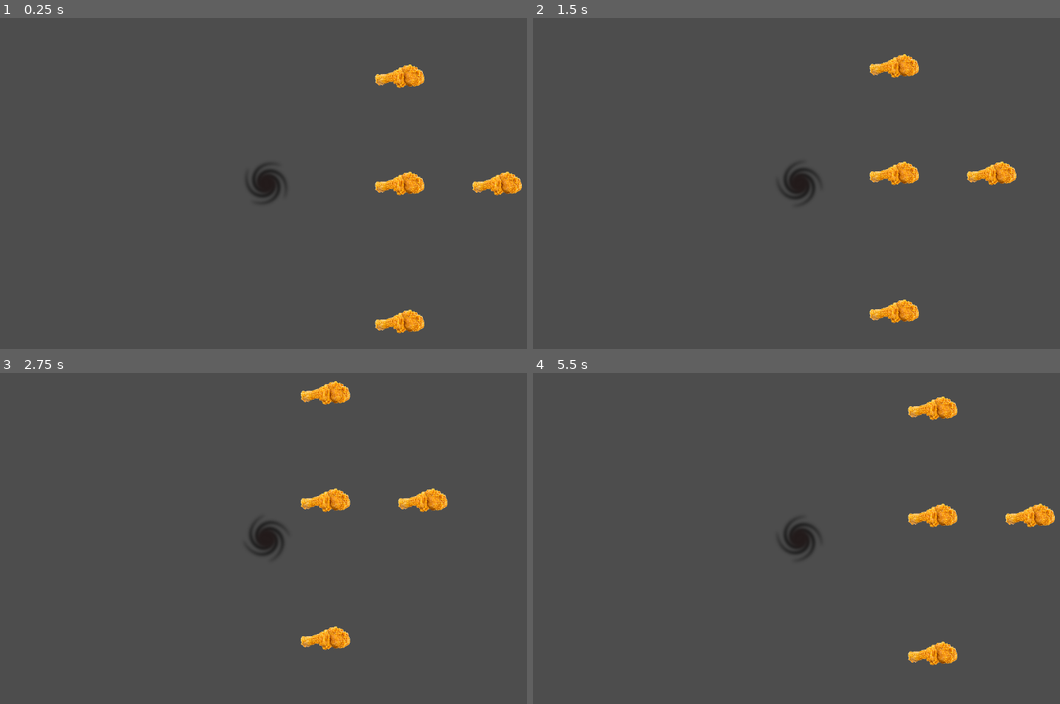
Above: before the commit, frames 1-4 (two rows, left to right).
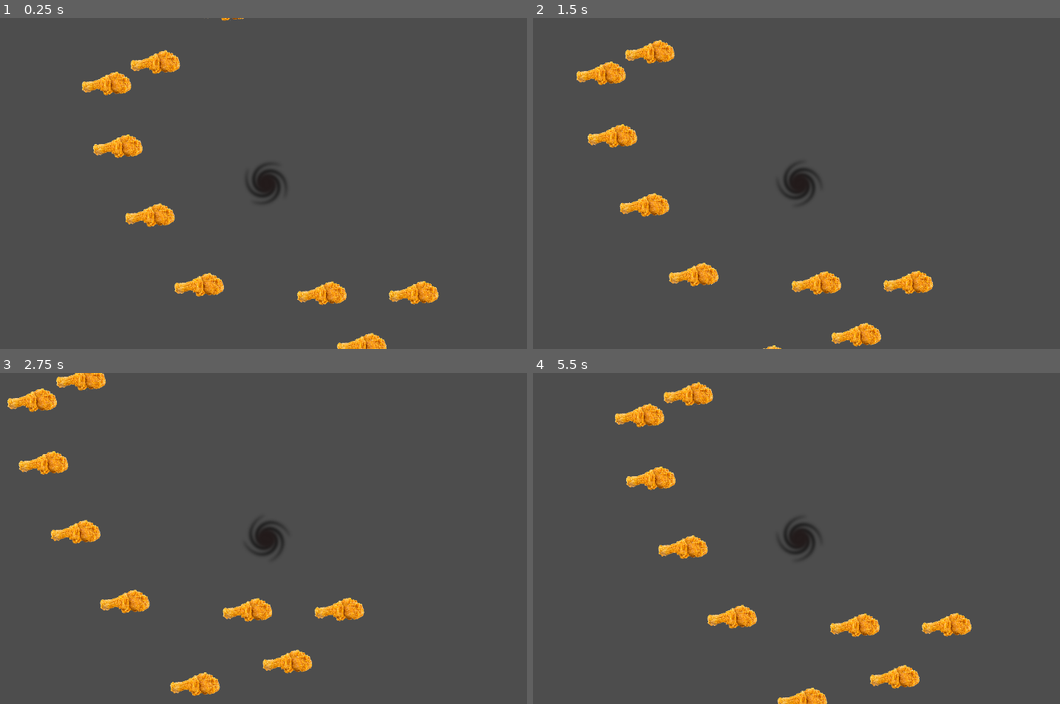
Above: after the commit, the same moments.

Repository: potrec/Blackhole-Godot-game
Game: Godot game, scene res://Scenes/LevelScene.tscn
Two runs of this game, one before a commit and one after it. Both use one fixed random seed, a clock stepped at 60 frames per second and the inputs below.
Inputs:
- Up to frame 1 (0.25 s): no input
- Up to frame 2 (1.5 s): hold D (Right) 0.53-1.28 s; hold S (Down) from 1.28 s (still down)
- Up to frame 3 (2.75 s): release S (Down) at 2.03 s; hold D (Right) from 2.03 s (still down)
- Up to frame 4 (5.5 s): release D (Right) at 2.78 s; hold W (Up) 2.78-3.53 s; hold A (Left) 3.53-5.03 s; hold S (Down) from 5.03 s (still down)

The runs differ from the first frame. In frame 1, 5.0% of the frame differs, in the area x 15-100%, y 0-100%; in frame 2, 5.2%; in frame 3, 5.5%, in the area x 1-85%, y 0-98%; in frame 4, 5.5%.

Commit message:
Add random food spawning

Diff:
--- /dev/null
+++ b/Scenes/LevelScene.gd
@@ -0,0 +1,30 @@
+extends Node2D
+@export var maxItemCount: int
+@export var itemList: Array[PackedScene]
+@export var objectList: Array[StaticBody2D]
+@onready var player = $Player
+@export var spawningRange: float
+# Called when the node enters the scene tree for the first time.
+func _ready():
+	for i in range(maxItemCount):
+		create_food()
+	pass # Replace with function body.
+
+
+# Called every frame. 'delta' is the elapsed time since the previous frame.
+func _process(delta):
+	pass
+
+func _physics_process(delta):
+	pass
+
+func remove_food(object):
+	object.queue_free()
+	create_food()
+
+func create_food():
+	var newObject = itemList.pick_random().instantiate()
+	var spawnRange = spawningRange*player.get_node("CollisionShape2D").shape.radius*player.scale.x
+	newObject.position = player.position + Vector2.from_angle(randf_range(0,deg_to_rad(360)))*spawnRange*randf_range(1,2)
+	add_child(newObject)
+	objectList.append(newObject)
--- a/Scenes/LevelScene.tscn
+++ b/Scenes/LevelScene.tscn
@@ -1,21 +1,15 @@
-[gd_scene load_steps=3 format=3 uid="uid://c1e57c1s8rxmp"]
+[gd_scene load_steps=4 format=3 uid="uid://c1e57c1s8rxmp"]
 
 [ext_resource type="PackedScene" uid="uid://4kxqj60t4vvb" path="res://Scenes/PlayerScene.tscn" id="1_0y1yx"]
+[ext_resource type="Script" path="res://Scenes/LevelScene.gd" id="1_8q8op"]
 [ext_resource type="PackedScene" uid="uid://svayigmao0ta" path="res://Scenes/Food.tscn" id="2_su8k8"]
 
 [node name="Level" type="Node2D"]
+script = ExtResource("1_8q8op")
+maxItemCount = 10
+itemList = Array[PackedScene]([ExtResource("2_su8k8")])
+spawningRange = 4.0
 
-[node name="Player" parent="." instance=ExtResource("1_0y1yx")]
+[node name="Player" parent="." node_paths=PackedStringArray("level") instance=ExtResource("1_0y1yx")]
+level = NodePath("..")
 metadata/Speed = 10.0
-
-[node name="Food" parent="." instance=ExtResource("2_su8k8")]
-position = Vector2(26, 0)
-
-[node name="Food2" parent="." instance=ExtResource("2_su8k8")]
-position = Vector2(45, 0)
-
-[node name="Food3" parent="." instance=ExtResource("2_su8k8")]
-position = Vector2(26, -21)
-
-[node name="Food4" parent="." instance=ExtResource("2_su8k8")]
-position = Vector2(26, 27)
--- a/Scenes/PlayerScene.tscn
+++ b/Scenes/PlayerScene.tscn
@@ -35,7 +35,7 @@
 metadata/Speed = 100.0
 
 [node name="Sprite2D" type="Sprite2D" parent="."]
-rotation = -5.0063
+rotation = -1.42039
 scale = Vector2(0.02, 0.02)
 texture = ExtResource("2_og5g1")
 region_rect = Rect2(0, 0, 128, 128)
--- a/Scripts/PlayerScript.gd
+++ b/Scripts/PlayerScript.gd
@@ -6,6 +6,8 @@
 var objects = []
 @onready var defaultCameraZoom = $Camera2D.zoom
 const objectRelativeMinSpeed = 1.25
+@export var level: Node2D
+
 func _ready():
 	speed = get_meta("Speed")
 	size = get_meta("Size")
@@ -13,6 +15,7 @@
 	scale.x = size
 	scale.y = size
 	$AnimationPlayer.current_animation = "Test"
+
 func _process(delta):
 	var direction = Input.get_vector("Left","Right","Up","Down")
 	var transport = speed*delta*direction
@@ -23,7 +26,7 @@
 			objectSpeed = objectSpeed.normalized()*transport.length()*objectRelativeMinSpeed
 		object.position += objectSpeed
 		if position.distance_to(object.position) < 1:
-			object.queue_free()
+			level.remove_food(object)
 			scale += Vector2(0.3,0.3)
 			$Camera2D.zoom = defaultCameraZoom / scale
 			objects = objects.filter(func(e): return e != object)
